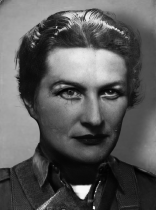
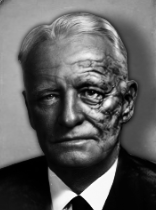
Revision of a layered 156×210 image; what changed, layer by layer:
renamed "Layer 13" to "Layer 11", painted on it over box(0, 8, 156, 210)
